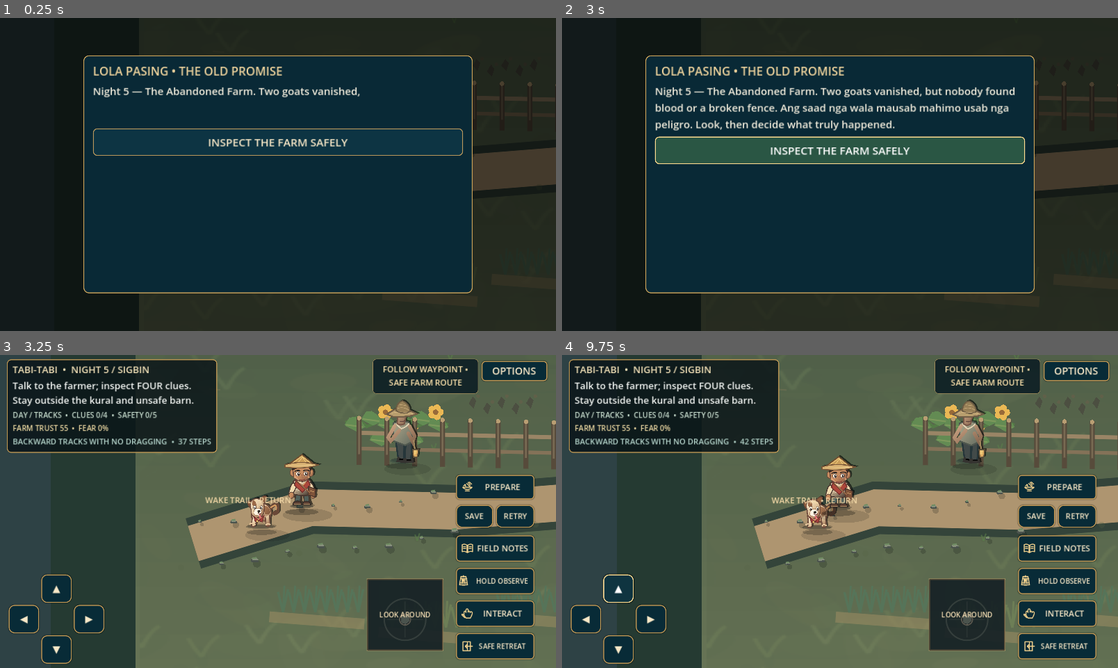
Above: before the commit, frames 1-4 (two rows, left to right).
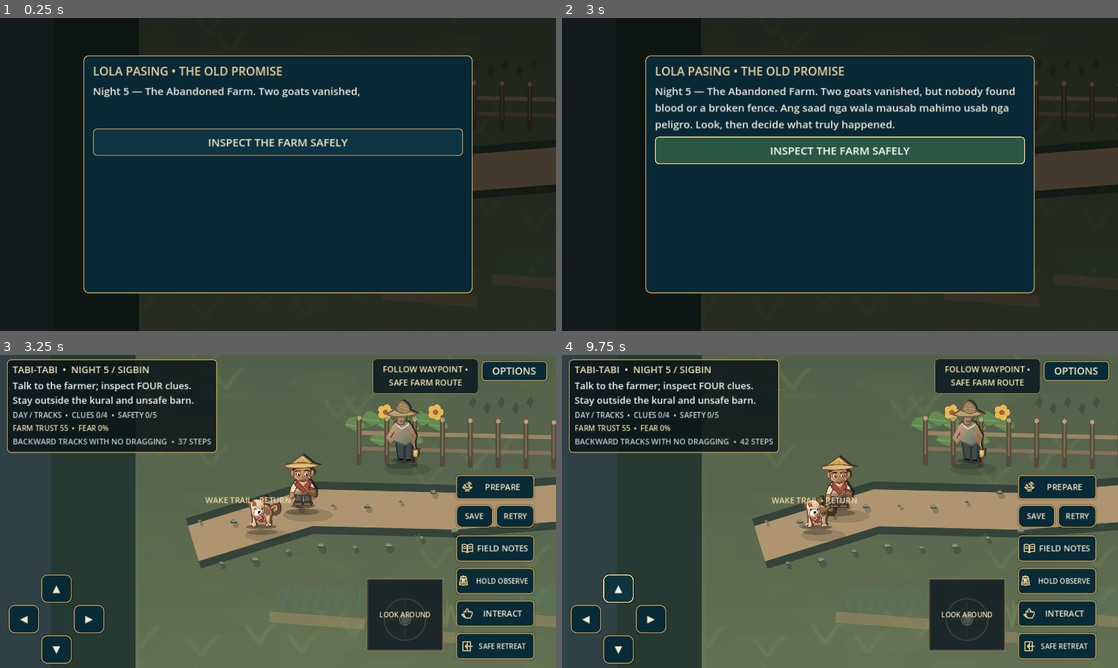
Above: after the commit, the same moments.

Repository: LokiJ07/Tabi-tabi
Game: Godot game, scene res://scenes/night05.tscn
Same seed, same stepped clock (60 frames per second), same inputs: the game is played once before the commit and once after it. This scene is started directly instead of the project's main scene.
Inputs (mouse positions are in pixels of both pictures, inside the frame that each line leads up to):
- Up to frame 1 (0.25 s): no input
- Up to frame 2 (3 s): click "INSPECT THE FARM SAFELY" at 0.5 s; click "RETRY" at 1.25 s; click "RETRY LAST SAVED CHECKPOINT" at 2 s; tap Enter (ui_accept) at 2.75 s; move the mouse to (962, 158) at 2.77 s; hold Right (ui_right) from 2.78 s (still down); click (962, 158) at 2.92 s
- Up to frame 3 (3.25 s): keep holding Right (ui_right); tap Enter (ui_accept) at 3.02 s
- Up to frame 4 (9.75 s): tap Enter (ui_accept) at 3.32, 8.75 s; release Right (ui_right) at 3.5 s; click "RETRY" at 3.5 s; click "RETRY LAST SAVED CHECKPOINT" at 4.25 s; drag from (728, 527) to (812, 574) at 5.02 s; click "INSPECT THE FARM SAFELY" at 5.75 s; click "RETRY" at 6.5 s; click "RETRY LAST SAVED CHECKPOINT" at 7.25 s; move the mouse to (895, 442) at 8.02 s; hold Right (ui_right) 8.03-8.75 s; drag from (812, 574) to (673, 464) at 8.77 s; click "▲" at 9.5 s

Frames 1-2 are identical in both runs. In frame 3, 0.4% of the frame differs, in the area x 44-58%, y 31-58%; in frame 4, less than 0.1%.

Commit message:
animation: shared grounded player and Bantay walk cycles; settle to idle between movements

Diff:
--- a/scripts/night05_main.gd
+++ b/scripts/night05_main.gd
@@ -529,11 +529,10 @@
 		DimensionalArt.paint_grounded(self,FARMER,at,
 			Vector2(100,158),Color(1,1,1,1.0-smoothstep(.80,1.0,t)
 				if _stage()>=2 else 1.0),.31)
-	var bob := 0.0 if prefs.reduced_motion else absf(sin(walk_phase))*3.2*walk_weight
-	DimensionalArt.paint_grounded(self,BANTAY,bantay_pos+Vector2(0,18),
-		Vector2(96,103),Color.WHITE,.33,bob)
-	DimensionalArt.paint_grounded(self,HERO,player_pos+Vector2(0,7),
-		Vector2(107,140),Color.WHITE,.38,bob)
+	DimensionalArt.paint_animated_actor(self,BANTAY,bantay_pos+Vector2(0,18),
+		Vector2(96,103),walk_phase,walk_weight,prefs.reduced_motion,Color.WHITE,.33,true)
+	DimensionalArt.paint_animated_actor(self,HERO,player_pos+Vector2(0,7),
+		Vector2(107,140),walk_phase,walk_weight,prefs.reduced_motion,Color.WHITE,.38)
 	PostgameResidents.paint(self,"night05",elapsed,prefs.reduced_motion,player_pos)
 	var font := ThemeDB.fallback_font
 	draw_string(font,RETURN_WAKE+Vector2(26,-90),"WAKE TRAIL • RETURN",HORIZONTAL_ALIGNMENT_LEFT,335,18,Color("#f3d8a6"))
